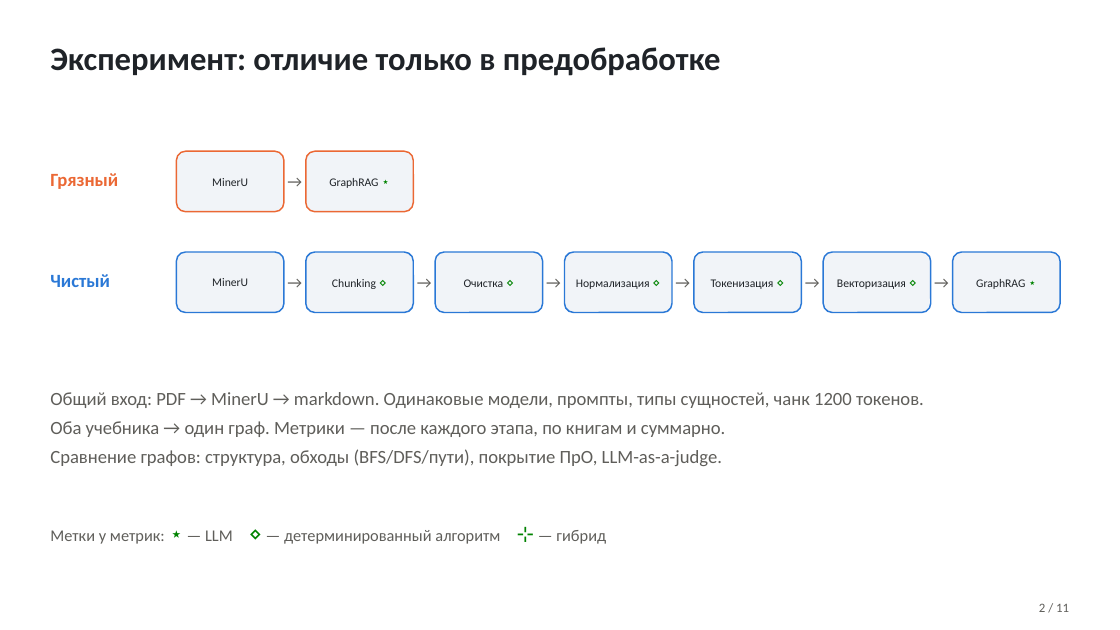
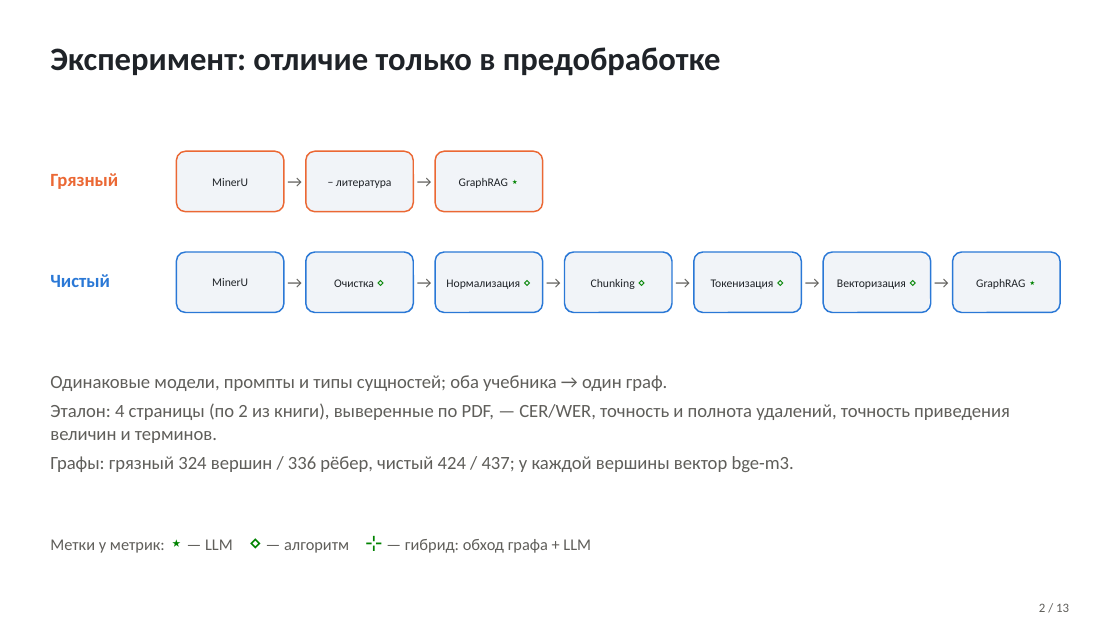
Before and after one commit to TeaDove/mam-26-1, a slide deck: slide 2 of 1-graph/lab-2/results/presentation.pptx. Drawn at 1120x630 pixels with LibreOffice and Linux fonts; fonts in the diff are those of the drawing. Boxes give left, top, right and bottom in pixels: in the first picture for what was removed or moved away, otherwise in the second. Text is boxed around its words. In the diff, an @@ line names an element or a change of style, - is before the commit and + after.

```diff
--- a/1-graph/lab-2/results/presentation.pptx
+++ b/1-graph/lab-2/results/presentation.pptx
@@ rounded rectangle added at [306, 151, 413, 212], fill #F1F4F8, outline #EB6834 1.25 pt, 10 pt, text #1F2328 @@
+− литература
@@ text added at [413, 151, 435, 212], 14 pt, text #5F5E5A @@
+→
@@ rounded rectangle "GraphRAG ⋆": place and size @@
-rounded rectangle "GraphRAG ⋆" at [306, 151, 413, 212]
+rounded rectangle "GraphRAG ⋆" at [435, 151, 543, 212]
@@ rounded rectangle "Очистка ⋄": place and size @@
-rounded rectangle "Очистка ⋄" at [435, 252, 543, 313]
+rounded rectangle "Очистка ⋄" at [306, 252, 413, 313]
@@ rounded rectangle "Нормализация ⋄": place and size @@
-rounded rectangle "Нормализация ⋄" at [565, 252, 672, 313]
+rounded rectangle "Нормализация ⋄" at [435, 252, 543, 313]
@@ rounded rectangle "Chunking ⋄": place and size @@
-rounded rectangle "Chunking ⋄" at [306, 252, 413, 313]
+rounded rectangle "Chunking ⋄" at [565, 252, 672, 313]
@@ text at [50, 375, 1010, 472]: text changed @@
-Общий вход: PDF → MinerU → markdown. Одинаковые модели, промпты, типы сущностей, чанк 1200 токенов.
-Оба учебника → один граф. Метрики — после каждого этапа, по книгам и суммарно.
-Сравнение графов: структура, обходы (BFS/DFS/пути), покрытие ПрО, LLM-as-a-judge.
+Одинаковые модели, промпты и типы сущностей; оба учебника → один граф.
+Эталон: 4 страницы (по 2 из книги), выверенные по PDF, — CER/WER, точность и полнота удалений, точность приведения величин и терминов.
+Графы: грязный 324 вершин / 336 рёбер, чистый 424 / 437; у каждой вершины вектор bge-m3.
@@ text at [50, 539, 591, 553]: text changed @@
-Метки у метрик: ⋆ — LLM ⋄ — детерминированный алгоритм ⊹ — гибрид
+Метки у метрик: ⋆ — LLM ⋄ — алгоритм ⊹ — гибрид: обход графа + LLM
@@ text at [1039, 603, 1069, 612]: text changed @@
-2 / 11
+2 / 13
```
Also in this commit, not shown: 7 other slides changed, 5 slides added, 3 slides removed, 7 other files.
